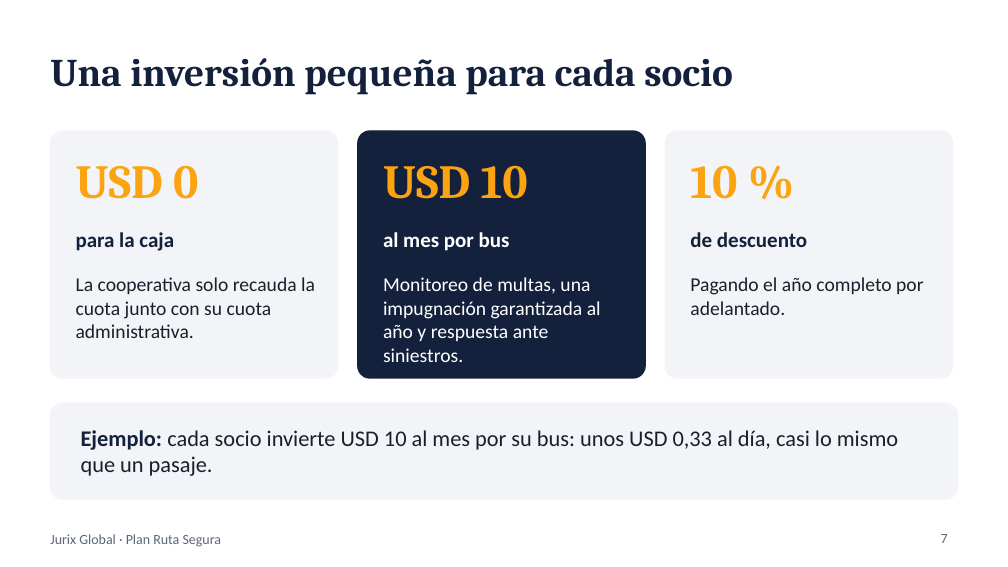
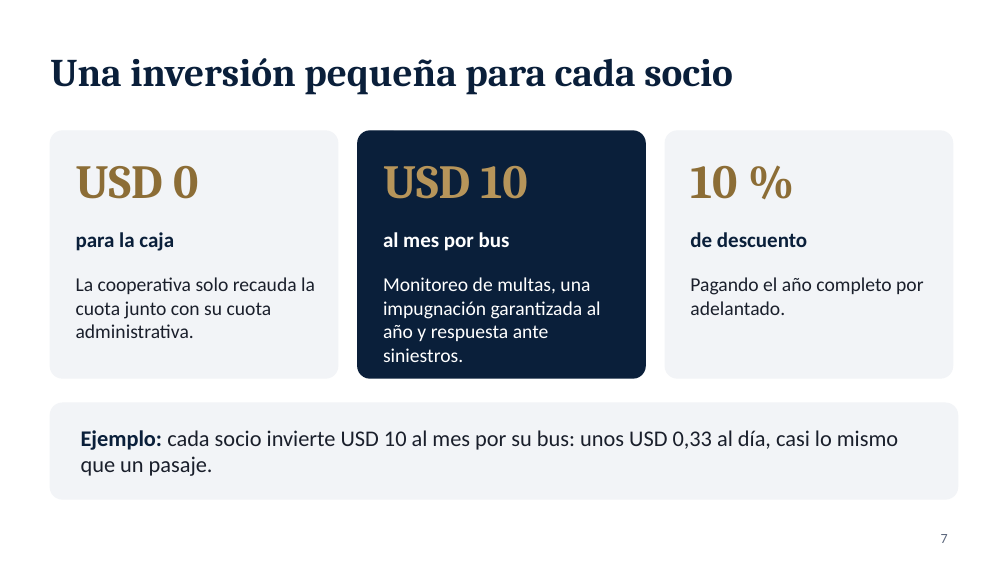
Before and after one commit to fernandotufino1983-arch/Almacenamiento-claude, a slide deck: slide 7 of jurix-global/presentacion-plan-ruta-segura-version-b.pptx. Drawn at 1008x567 pixels with LibreOffice and Linux fonts; fonts in the diff are those of the drawing; background and template pictures are left out. Boxes give left, top, right and bottom in pixels: in the first picture for what was removed or moved away, otherwise in the second. Text is boxed around its words. In the diff, an @@ line names an element or a change of style, - is before the commit and + after.

```diff
--- a/jurix-global/presentacion-plan-ruta-segura-version-b.pptx
+++ b/jurix-global/presentacion-plan-ruta-segura-version-b.pptx
@@ rounded rectangle at (358,131,645,378): fill #14213D to #0A1F3A; outline #14213D 1 pt to #0A1F3A 1 pt @@
@@ text "USD 0" at (76,166,198,199): text colour #FCA311 to #8C6D36 @@
@@ text "USD 10" at (383,166,528,199): text colour #FCA311 to #B7955A @@
@@ text "10 %" at (690,166,737,199): text colour #FCA311 to #8C6D36 @@
@@ text removed at (50,534,222,547) @@
-Jurix Global · Plan Ruta Segura
```
Also in this commit, not shown: 10 other slides changed, 5 other files.
